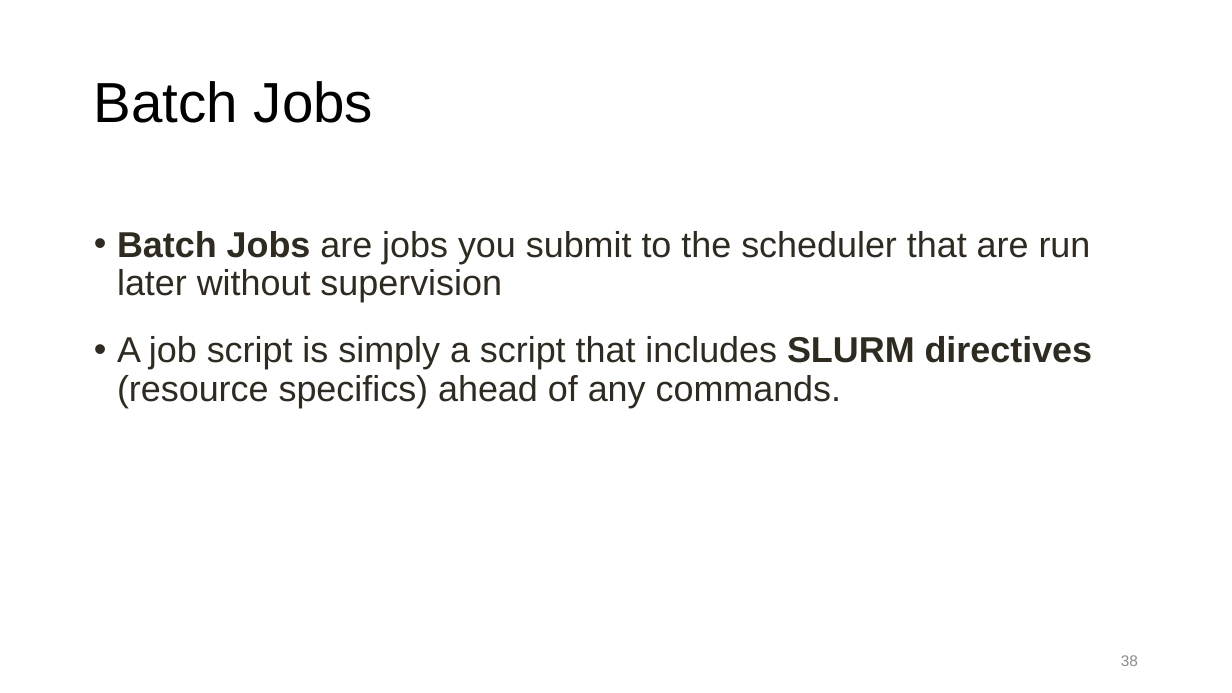
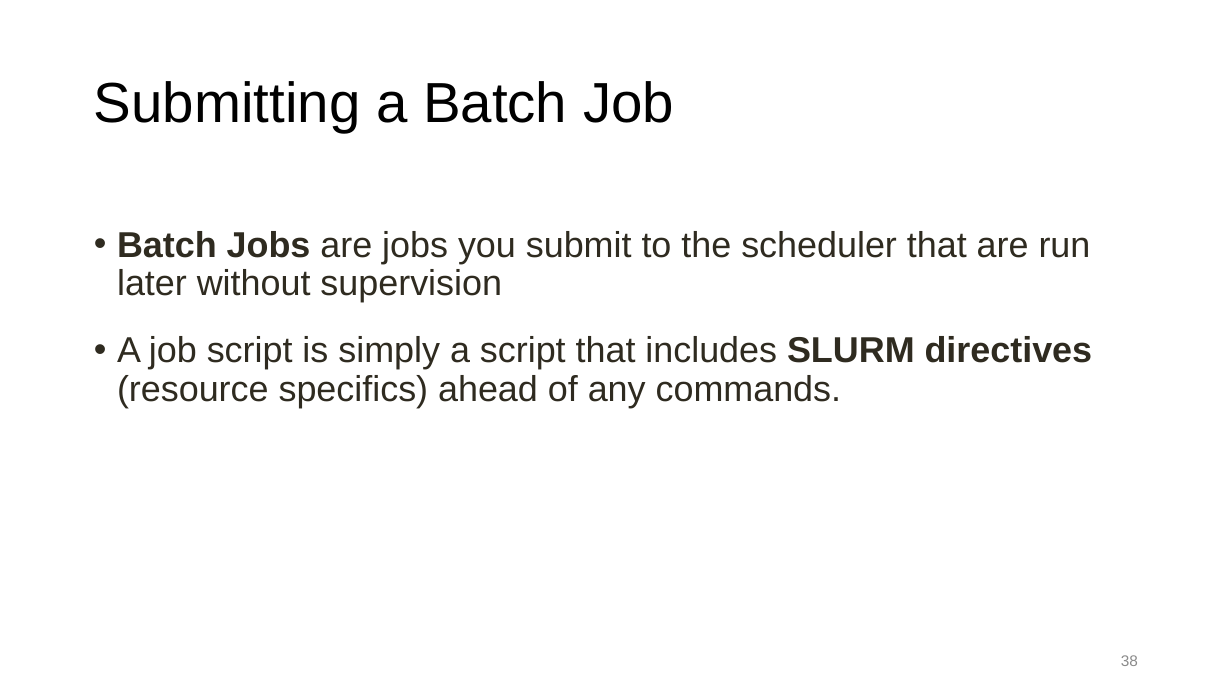
Before and after one commit to ResearchComputing/Getting_Started_With_Research_Computing, a slide deck: slide 38 of Command_Line_And_Job_Scheduling.pptx. Drawn at 1232x693 pixels with LibreOffice and Linux fonts; fonts in the diff are those of the drawing; background and template pictures are left out. Boxes give left, top, right and bottom in pixels: in the first picture for what was removed or moved away, otherwise in the second. Text is boxed around its words. In the diff, an @@ line names an element or a change of style, - is before the commit and + after.

```diff
--- a/Command_Line_And_Job_Scheduling.pptx
+++ b/Command_Line_And_Job_Scheduling.pptx
@@ title at <box>94,81,674,132</box>: text changed @@
-Batch Jobs
+Submitting a Batch Job
```
Also in this commit, not shown: 5 other slides changed, 1 other file.
